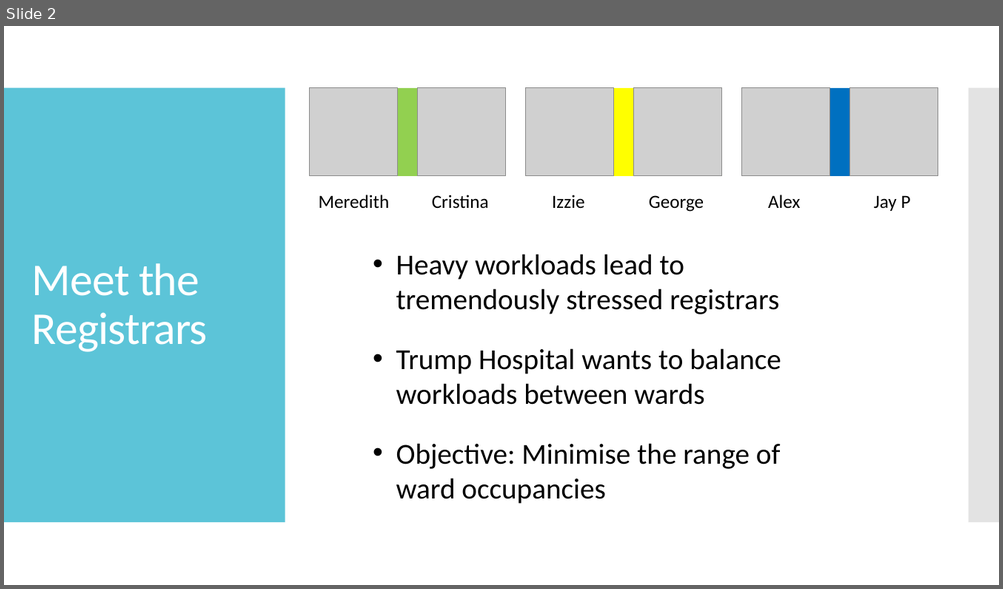
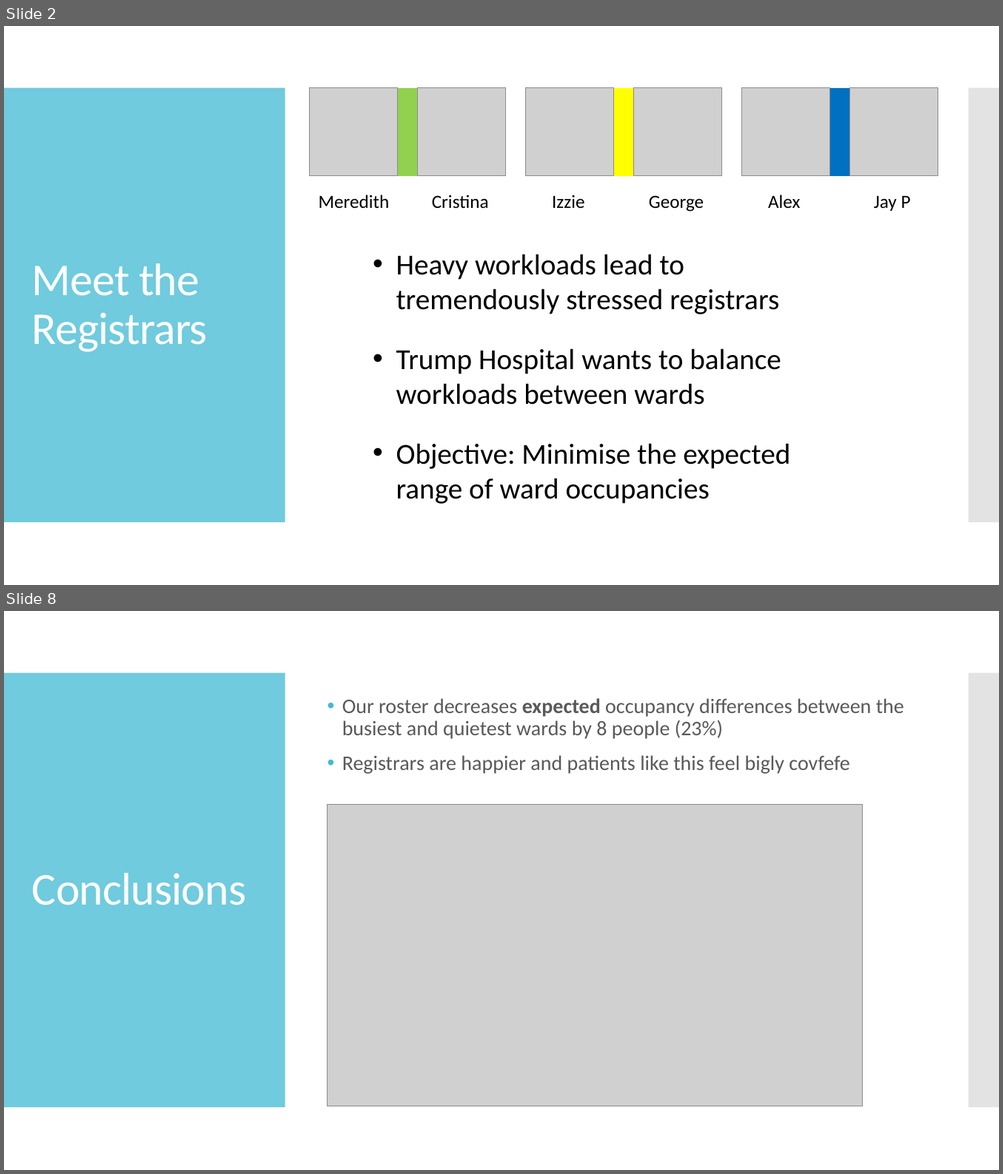
Before and after one commit to loganbwu/ENGSCI-355-Project-1, a slide deck: Presentation/Presentation.pptx. Shown one above the other, each under a label of ours: slide 2 before the commit, slides 2 and 8 after it; the slides between them are not shown. The pictures are 1003x589 and 1003x1174 pixels, drawn with LibreOffice and Linux fonts; fonts in the diff are those of the drawing; grey boxes stand for pictures; background and template pictures are left out. Boxes give left, top, right and bottom in pixels: in the first picture for what was removed or moved away, otherwise in the second. Text is boxed around its words. In the diff, an @@ line names an element or a change of style, - is before the commit and + after.

```diff
--- a/Presentation/Presentation.pptx
+++ b/Presentation/Presentation.pptx
@@ slide 8 added at box(4, 611, 999, 1170), background #FFFFFF; not listed: 2 template elements that a slide beside it also shows @@
@@ text added at box(342, 698, 904, 774), 20 pt, text #595959 @@
+• Our roster decreases expected occupancy differences between the busiest and quietest wards by 8 people (23%)
+• Registrars are happier and patients like this feel bigly covfefe
@@ picture added at box(327, 804, 862, 1106) @@
@@ title added at box(32, 873, 246, 906), 44 pt, text #FFFFFF @@
+Conclusions
@@ slide 2 changed as well @@
@@ rectangle at box(4, 88, 285, 523): fill #40BAD2 at 85% opacity to #40BAD2 at 75% opacity @@
@@ text at box(396, 443, 790, 504): text changed @@
-• Objective: Minimise the range of ward occupancies
+• Objective: Minimise the expected range of ward occupancies
```
Also in this commit, not shown: 1 other slide changed, 5 other slides added, 1 slide removed, 1 other file.
